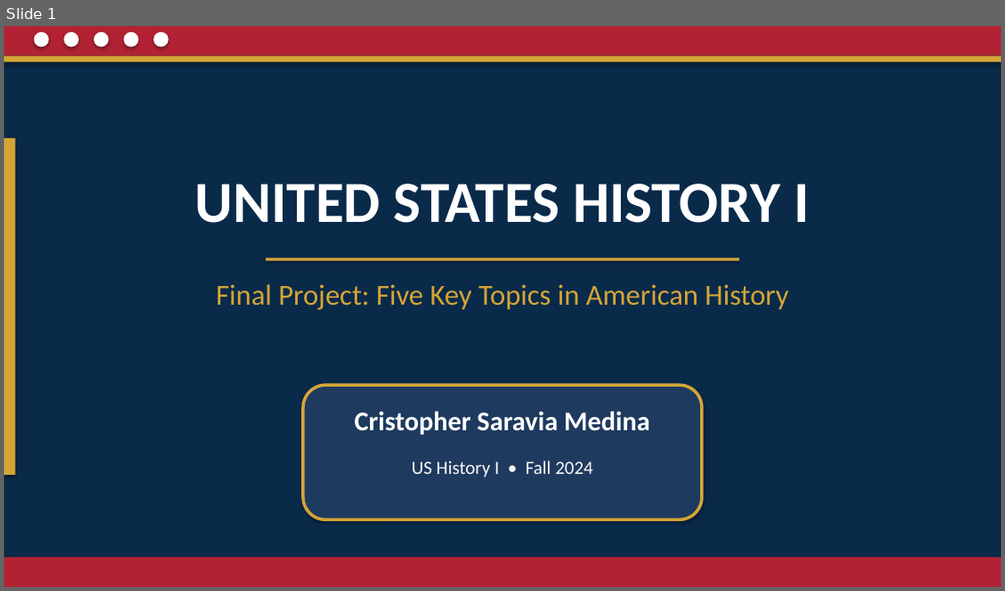
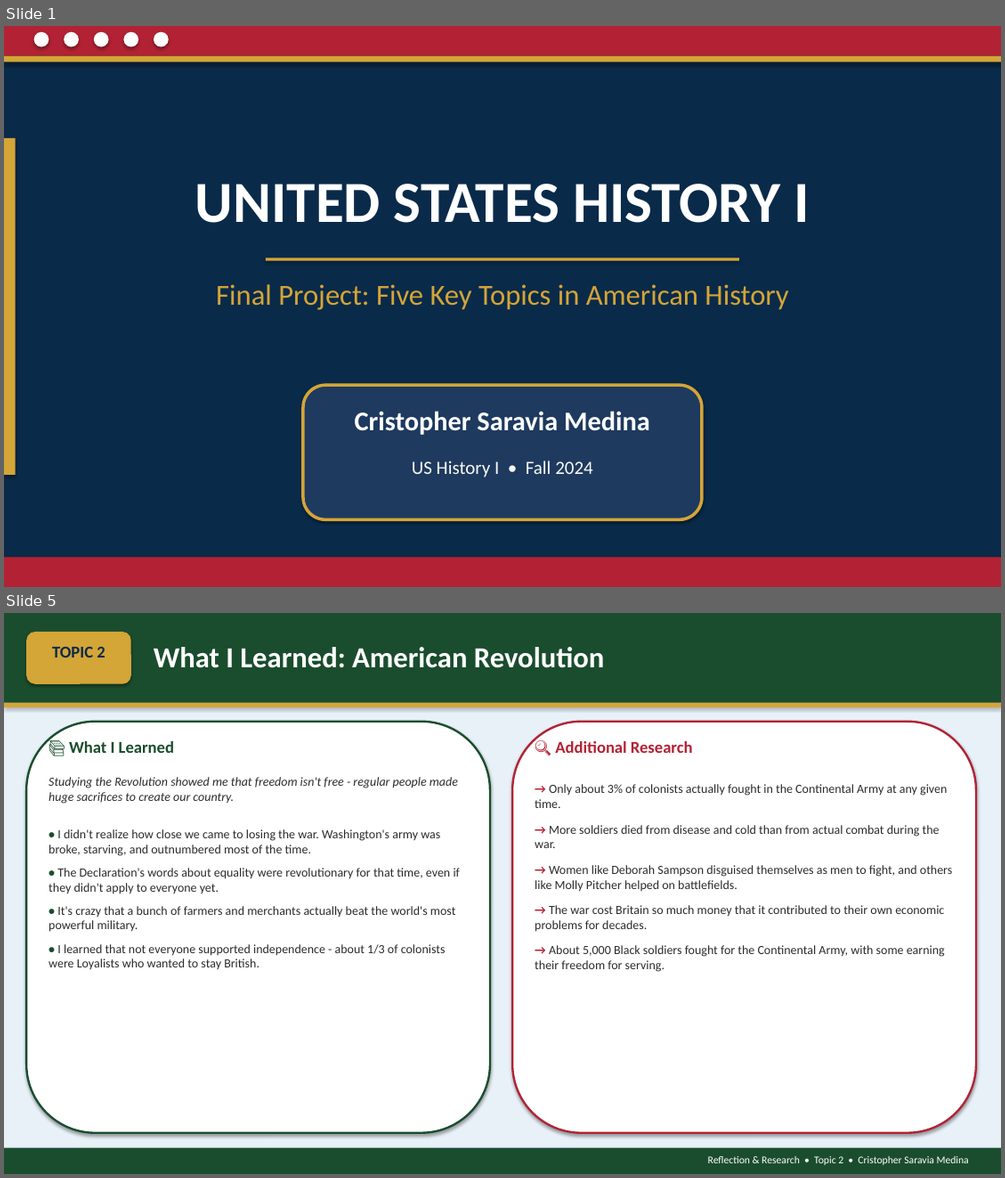
Before and after one commit to Damnbebo/nextsett, a slide deck: US_History_Final_Project_Cristopher_Saravia_Medina.pptx. Shown one above the other, each under a label of ours: slide 1 before the commit, slides 1 and 5 after it; the slides between them are not shown. The pictures are 1005x591 and 1005x1178 pixels, drawn with LibreOffice and Linux fonts; fonts in the diff are those of the drawing. Boxes give left, top, right and bottom in pixels: in the first picture for what was removed or moved away, otherwise in the second. Text is boxed around its words. In the diff, an @@ line names an element or a change of style, - is before the commit and + after.

```diff
--- a/US_History_Final_Project_Cristopher_Saravia_Medina.pptx
+++ b/US_History_Final_Project_Cristopher_Saravia_Medina.pptx
@@ slide 5 added at (4, 613, 1001, 1174), background #FFFFFF @@
@@ rectangle added at (4, 613, 1001, 1174), fill #E8F1F8 @@
@@ rectangle added at (4, 613, 1001, 703), fill #1A4D2E @@
@@ rounded rectangle added at (26, 632, 131, 684), fill #D4A537 @@
@@ text added at (52, 647, 105, 657), 16 pt, text #0A2A4A, bold @@
+TOPIC 2
@@ text added at (154, 647, 605, 668), 28 pt, text #FFFFFF, bold @@
+What I Learned: American Revolution
@@ rectangle added at (4, 703, 1001, 707), fill #D4A537 @@
@@ rounded rectangle added at (26, 722, 490, 1133), fill #FFFFFF, outline #1A4D2E 2 pt @@
@@ text added at (69, 741, 174, 753), 16 pt, text #1A4D2E, bold @@
+📚 What I Learned
@@ rounded rectangle added at (512, 722, 976, 1133), fill #FFFFFF, outline #B22234 2 pt @@
@@ text added at (555, 741, 693, 753), 16 pt, text #B22234, bold @@
+🔍 Additional Research
@@ text added at (48, 777, 458, 803), 12 pt, text #2C2C2C, italic @@
+Studying the Revolution showed me that freedom isn't free - regular people made huge sacrifices to create our country.
@@ text added at (534, 784, 952, 972), 12 pt, text #2C2C2C @@
+→ Only about 3% of colonists actually fought in the Continental Army at any given time.
+→ More soldiers died from disease and cold than from actual combat during the war.
+→ Women like Deborah Sampson disguised themselves as men to fight, and others like Molly Pitcher helped on battlefields.
+→ The war cost Britain so much money that it contributed to their own economic problems for decades.
+→ About 5,000 Black soldiers fought for the Continental Army, with some earning their freedom for serving.
@@ text added at (48, 829, 460, 969), 12 pt, text #2C2C2C @@
+• I didn't realize how close we came to losing the war. Washington's army was broke, starving, and outnumbered most of the time.
+• The Declaration's words about equality were revolutionary for that time, even if they didn't apply to everyone yet.
+• It's crazy that a bunch of farmers and merchants actually beat the world's most powerful military.
+• I learned that not everyone supported independence - about 1/3 of colonists were Loyalists who wanted to stay British.
@@ rectangle added at (4, 1148, 1001, 1174), fill #1A4D2E @@
@@ text added at (708, 1156, 969, 1165), 10 pt, text #FFFFFF @@
+Reflection & Research • Topic 2 • Cristopher Saravia Medina
```
Also in this commit, not shown: 6 slides changed, 4 other slides added, 1 other file.
